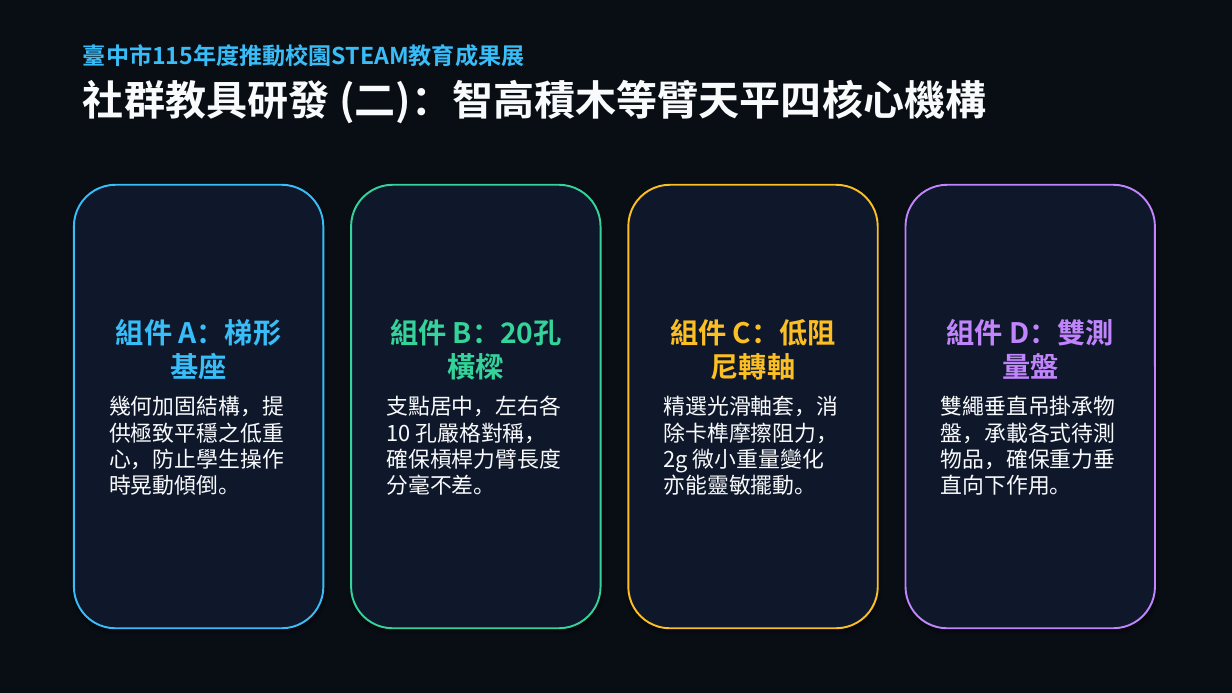
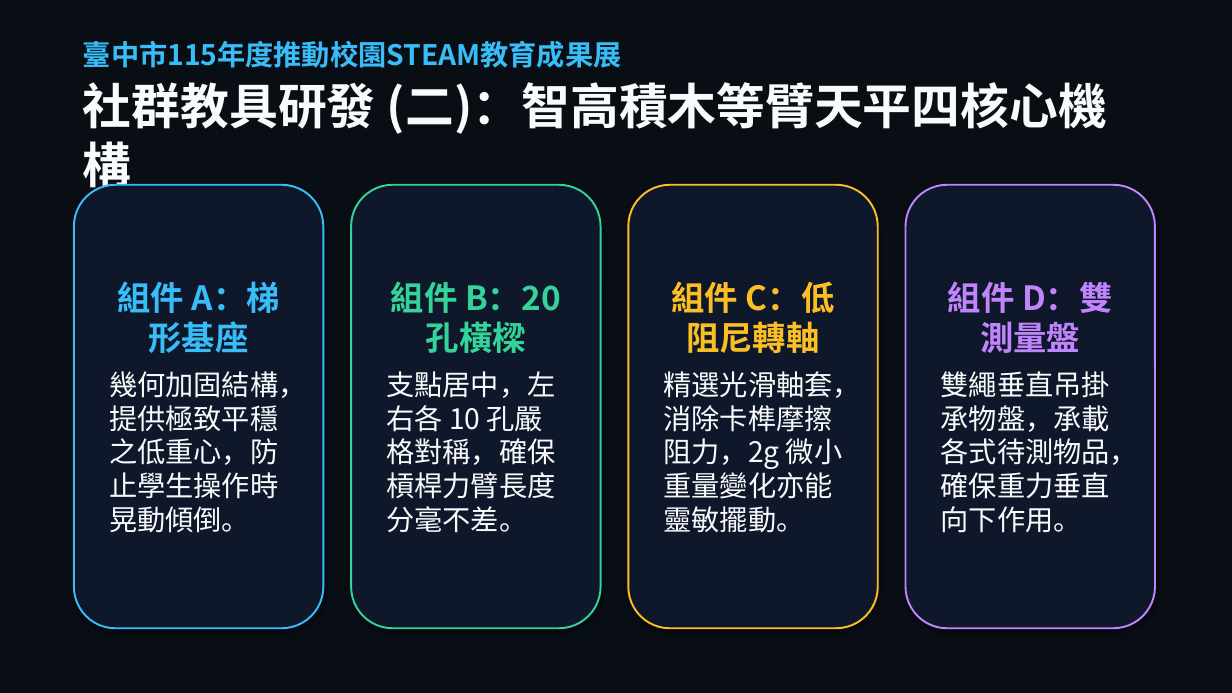
Before and after one commit to asc103138/steam-community-docs, a slide deck: slide 8 of 成果展繳交資料/臺中市梧棲區中正國小_STEAM成果展_5分鐘現場分享會簡報.pptx. Drawn at 1232x693 pixels with LibreOffice and Linux fonts; fonts in the diff are those of the drawing; background and template pictures are left out; a plain dark background stands for a picture behind light text. Boxes give left, top, right and bottom in pixels: in the first picture for what was removed or moved away, otherwise in the second. Text is boxed around its words. In the diff, an @@ line names an element or a change of style, - is before the commit and + after.

```diff
--- a/成果展繳交資料/臺中市梧棲區中正國小_STEAM成果展_5分鐘現場分享會簡報.pptx
+++ b/成果展繳交資料/臺中市梧棲區中正國小_STEAM成果展_5分鐘現場分享會簡報.pptx
@@ text "臺中市115年度推動校園STEAM教育成果展" at <box>83,40,1107,196</box>: size 18 to 22 pt in "臺中市115年度推動校園STEAM教育成果展"; size 32 to 38 pt in "社群教具研發 (二)：智高積木等臂天平四核心機構" @@
@@ rounded rectangle "組件 A：梯形基座" at <box>74,185,323,628</box>: size 22 to 26 pt in "組件 A：梯形基座"; size 17 to 22 pt in "幾何加固結構，提供極致平穩之低重心，防止學生操作時晃動傾倒。" @@
@@ rounded rectangle "組件 B：20孔橫樑" at <box>351,185,601,628</box>: size 22 to 26 pt in "組件 B：20孔橫樑"; size 17 to 22 pt in "支點居中，左右各 10 孔嚴格對稱，確保槓桿力臂長度分毫不差。" @@
@@ rounded rectangle "組件 C：低阻尼轉軸" at <box>628,185,878,628</box>: size 22 to 26 pt in "組件 C：低阻尼轉軸"; size 17 to 22 pt in "精選光滑軸套，消除卡榫摩擦阻力，2g 微小重量變化亦能靈敏擺動。" @@
@@ rounded rectangle "組件 D：雙測量盤" at <box>906,185,1155,628</box>: size 22 to 26 pt in "組件 D：雙測量盤"; size 17 to 22 pt in "雙繩垂直吊掛承物盤，承載各式待測物品，確保重力垂直向下作用。" @@
```
Also in this commit, not shown: 21 other slides changed, 7 other files.
